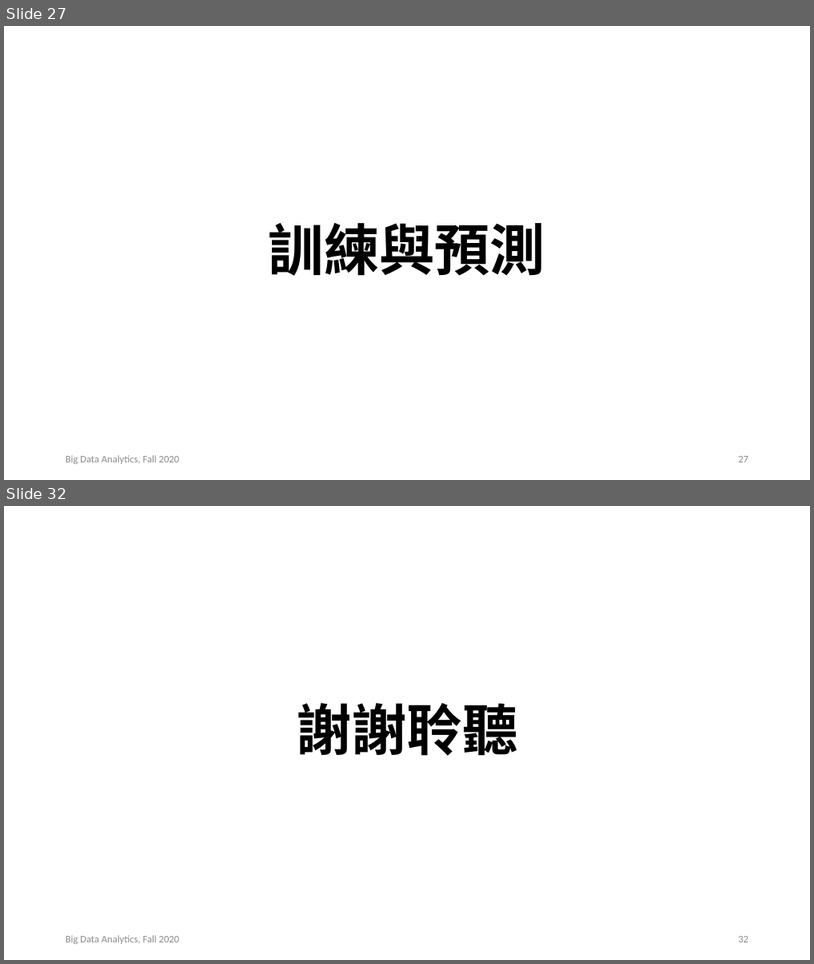
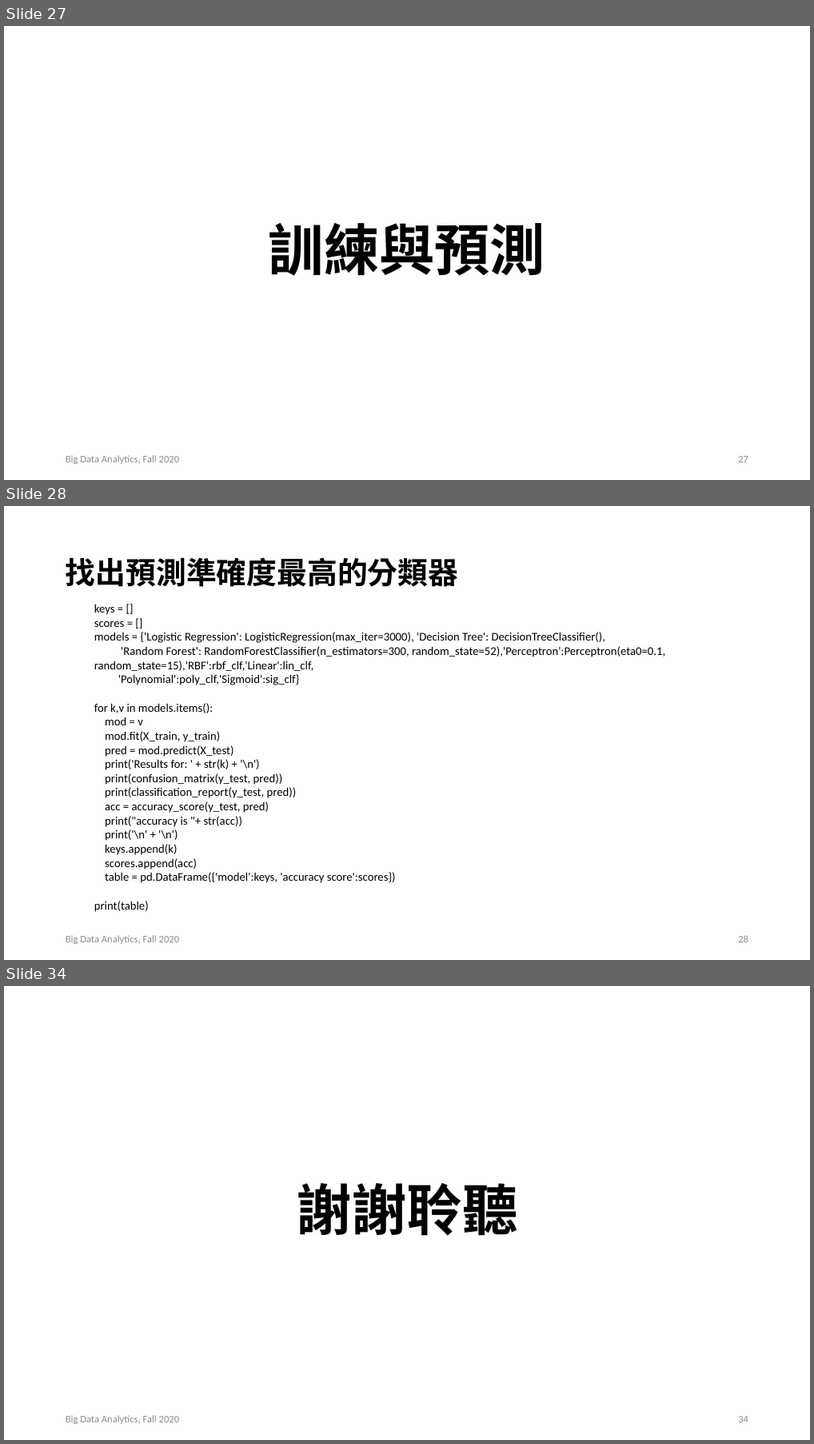
Before and after one commit to AIVesper/Fall_2020_BDA_Final_Report, a slide deck: BDA_Final.pptx. Shown one above the other, each under a label of ours: slides 27 and 32 before the commit, slides 27, 28 and 34 after it; the slides between them are not shown. The pictures are 814x964 and 814x1444 pixels, drawn with LibreOffice and Linux fonts; fonts in the diff are those of the drawing. Boxes give left, top, right and bottom in pixels: in the first picture for what was removed or moved away, otherwise in the second. Text is boxed around its words. In the diff, an @@ line names an element or a change of style, - is before the commit and + after.

Commit message:
update report,code and ppt. 17:46

```diff
--- a/BDA_Final.pptx
+++ b/BDA_Final.pptx
@@ slide 28 added at <box>4,506,810,960</box>, background #FFFFFF @@
@@ title added at <box>66,557,458,587</box>, 36 pt, text #000000, bold @@
+找出預測準確度最高的分類器
@@ text added at <box>94,604,666,912</box>, 14 pt, text #000000 @@
+keys = []
+scores = []
+models = {'Logistic Regression': LogisticRegression(max_iter=3000), 'Decision Tree': DecisionTreeClassifier(),
+'Random Forest': RandomForestClassifier(n_estimators=300, random_state=52),'Perceptron':Perceptron(eta0=0.1, random_state=15),'RBF':rbf_clf,'Linear':lin_clf,
+'Polynomial':poly_clf,'Sigmoid':sig_clf}
+for k,v in models.items():
+mod = v
+mod.fit(X_train, y_train)
+pred = mod.predict(X_test)
+print('Results for: ' + str(k) + '\n')
+print(confusion_matrix(y_test, pred))
+print(classification_report(y_test, pred))
+acc = accuracy_score(y_test, pred)
+print("accuracy is "+ str(acc))
+print('\n' + '\n')
+keys.append(k)
+scores.append(acc)
+table = pd.DataFrame({'model':keys, 'accuracy score':scores})
+print(table)
@@ text added at <box>66,935,180,944</box>, 12 pt, text #8C8C8C @@
+Big Data Analytics, Fall 2020
@@ page number added at <box>738,935,749,942</box>, 12 pt, text #8C8C8C @@
+28
@@ what was slide 32 is now slide 34 @@
@@ page number at <box>738,1416,749,1422</box>: text changed @@
-32
+34
```
Also in this commit, not shown: 3 slides changed, 4 other slides added, 3 slides removed, 3 other files.
